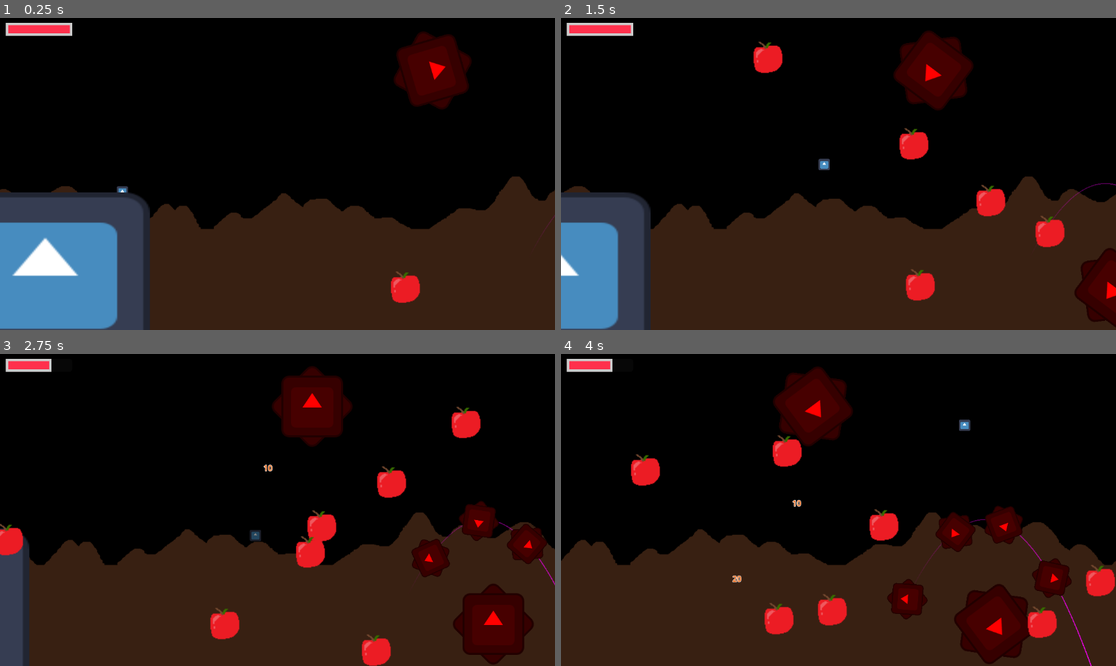
Above: before the commit, frames 1-4 (two rows, left to right).
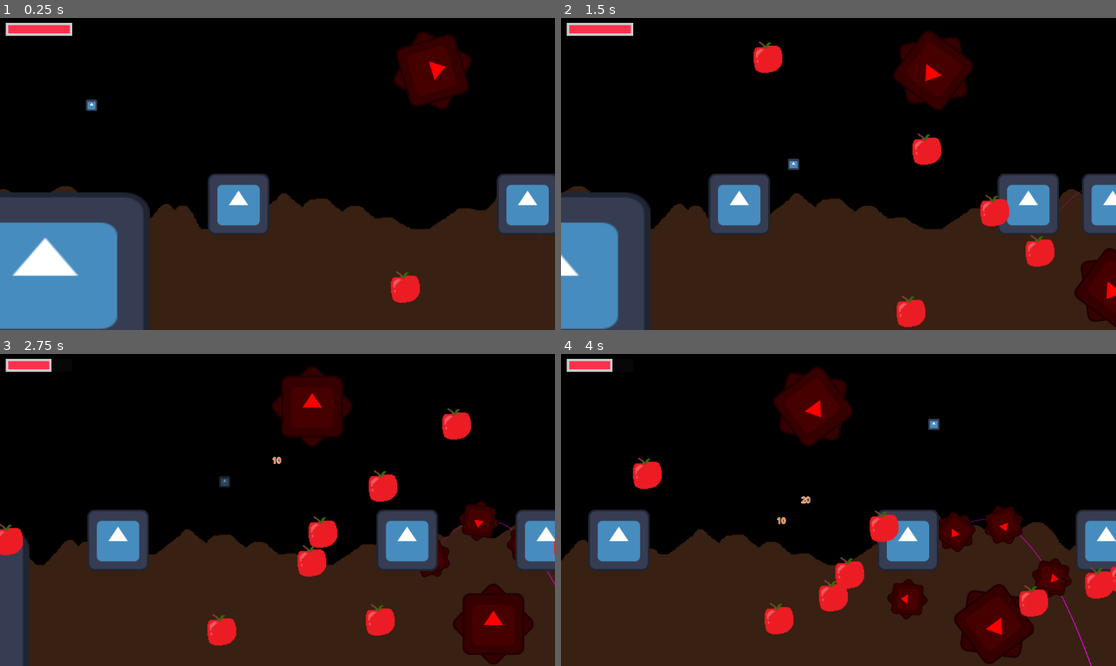
Above: after the commit, the same moments.

Repository: Kurooco/HonorsProject
Game: Godot game, scene res://globals/level_handler.tscn
Same seed, same stepped clock (60 frames per second), same inputs: the game is played once before the commit and once after it. The engine's default icon, where the game draws it, is replaced by a stand-in: a white triangle on a blue panel in a dark square.
Inputs:
- Up to frame 1 (0.25 s): no input
- Up to frame 2 (1.5 s): hold Down (dive) 0.53-1.28 s; hold Right (right) from 0.53 s (still down); tap Up (jump) at 0.77 s; tap Space (shoot) at 1.35 s
- Up to frame 3 (2.75 s): tap Up (jump) at 1.52 s; release Right (right) at 2.03 s; hold Left (left) from 2.03 s (still down); hold Down (dive) from 2.03 s (still down)
- Up to frame 4 (4 s): release Left (left) at 2.78 s; release Down (dive) at 2.78 s; hold Right (right) from 2.78 s (still down); tap Space (shoot) at 2.85 s; tap Up (jump) at 3.02, 3.77 s; hold Down (dive) from 3.53 s (still down)

The runs differ from the first frame. In frame 1, 4.3% of the frame differs, in the area x 15-100%, y 26-70%; in frame 2, 7.8%; in frame 3, 8.4%, in the area x 15-100%, y 16-100%; in frame 4, 8.3%.

Commit message:
attempt to solve spawner time glitch

Diff:
--- a/scenes/level_objects/assist/food_spawner.tscn
+++ b/scenes/level_objects/assist/food_spawner.tscn
@@ -19,11 +19,9 @@
 autostart = true
 
 [node name="Point1" type="Sprite2D" parent="."]
-visible = false
 texture = ExtResource("2_44e3j")
 
 [node name="Point2" type="Sprite2D" parent="."]
-visible = false
 texture = ExtResource("2_44e3j")
 
 [connection signal="timeout" from="Timer" to="." method="_on_timer_timeout"]
--- a/scenes/level_objects/assist/food_spawner_copy.gd
+++ b/scenes/level_objects/assist/food_spawner_copy.gd
@@ -23,11 +23,11 @@
 	start_x = max(start_point, get_viewport().get_camera_2d().position.x-get_viewport().size.x/2)
 	end_x = min(end_point, get_viewport().get_camera_2d().position.x+get_viewport().size.x/2)
 	adjusted_distance_ratio = (end_x-start_x)/get_viewport().size.x
+	$Timer.wait_time = spawn_time / adjusted_distance_ratio
 
 func _on_timer_timeout():
 	if(adjusted_distance_ratio <= 0 || disabled):
 		return;
-	$Timer.wait_time = spawn_time / adjusted_distance_ratio
 
 	$Point1.global_position.x = start_x
 	$Point2.global_position.x = end_x
--- a/scenes/levels/level_1.gd
+++ b/scenes/levels/level_1.gd
@@ -2,6 +2,5 @@
 
 const CAMERA_SPEED = 100
 
-
 func _process(delta):
 	$Camera2D.position.x += delta * CAMERA_SPEED
--- a/scenes/levels/level_1.tscn
+++ b/scenes/levels/level_1.tscn
@@ -19,11 +19,17 @@
 }
 point_count = 2
 
+[sub_resource type="Curve2D" id="Curve2D_dga24"]
+_data = {
+"points": PackedVector2Array(0, 0, 0, 0, -600, 273.437, 0, 0, 0, 0, 600, 273.437)
+}
+point_count = 2
+
 [node name="Level1" type="Node2D"]
 script = ExtResource("1_x42e6")
 
 [node name="Player" parent="." instance=ExtResource("1_ksju7")]
-position = Vector2(-297, 4)
+position = Vector2(-360.773, -177.606)
 
 [node name="Camera2D" type="Camera2D" parent="."]
 
@@ -82,6 +88,13 @@
 y_range = Vector2(-800, -500)
 x_range = Vector2(-300, 300)
 
+[node name="FoodSpawner2" parent="." instance=ExtResource("3_nsrm0")]
+position = Vector2(2925, 63)
+curve = SubResource("Curve2D_dga24")
+spawn_time = 0.2
+y_range = Vector2(-800, -500)
+x_range = Vector2(-300, 300)
+
 [node name="AcornSpawner" parent="." instance=ExtResource("3_nsrm0")]
 position = Vector2(544.08, 62.5631)
 curve = SubResource("Curve2D_nsrm0")
Not shown: 1 places in scenes/levels/level_1.tscn that only renumber resources
